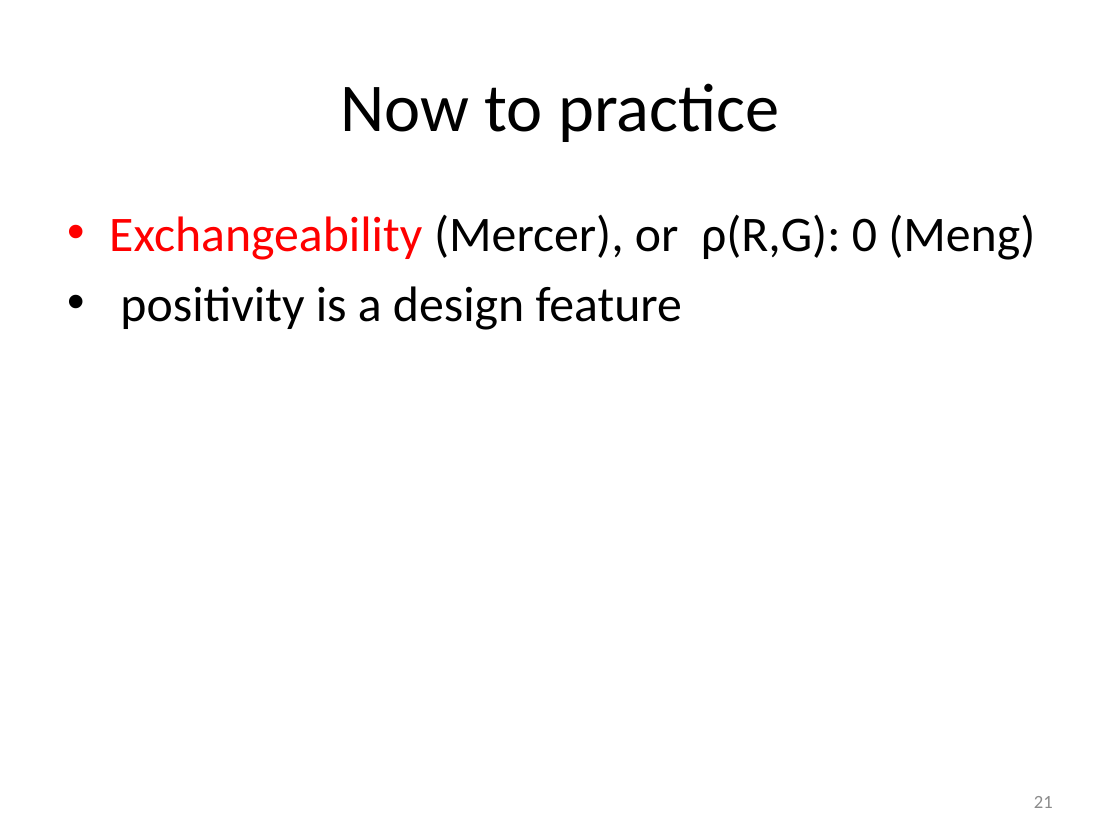
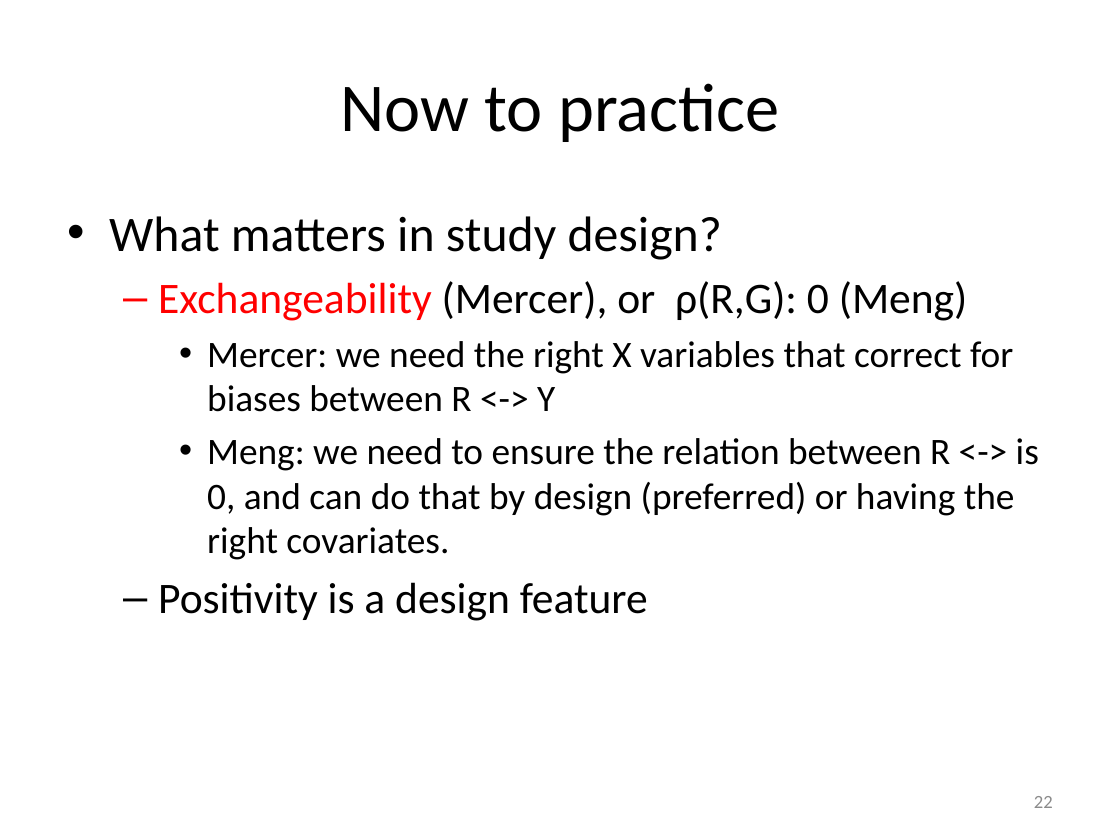
Before and after one commit to peterlugtig/peterlugtig.github.io, a slide deck: slide 22 of static/files/SDA/week13/lecture_week_13.pptx (slide 21 before the commit). Drawn at 1120x840 pixels with LibreOffice and Linux fonts; fonts in the diff are those of the drawing. Boxes give left, top, right and bottom in pixels: in the first picture for what was removed or moved away, otherwise in the second. Text is boxed around its words. In the diff, an @@ line names an element or a change of style, - is before the commit and + after.

```diff
--- a/static/files/SDA/week13/lecture_week_13.pptx
+++ b/static/files/SDA/week13/lecture_week_13.pptx
@@ text at <box>109,216,722,260</box>: paragraph added @@
+• What matters in study design?
@@ text at <box>158,281,968,321</box>: size 32 to 28 pt in "Exchangeability (Mercer), or ρ(R,G): 0 (Meng)"; bullet • to –; list level 1 to 2 in "Exchangeability (Mercer), or ρ(R,G): 0 ..." @@
@@ text at <box>158,341,1039,621</box>: text changed; size 32 to 24 pt @@
-• positivity is a design feature
+    • Mercer: we need the right X variables that correct for biases between R <-> Y
+    • Meng: we need to ensure the relation between R <-> is 0, and can do that by design (preferred) or having the right covariates.
+  – Positivity is a design feature
@@ page number at <box>1034,796,1053,808</box>: text changed @@
-21
+22
```
Also in this commit, not shown: 22 other slides changed, 1 slide added, 3 other files.
